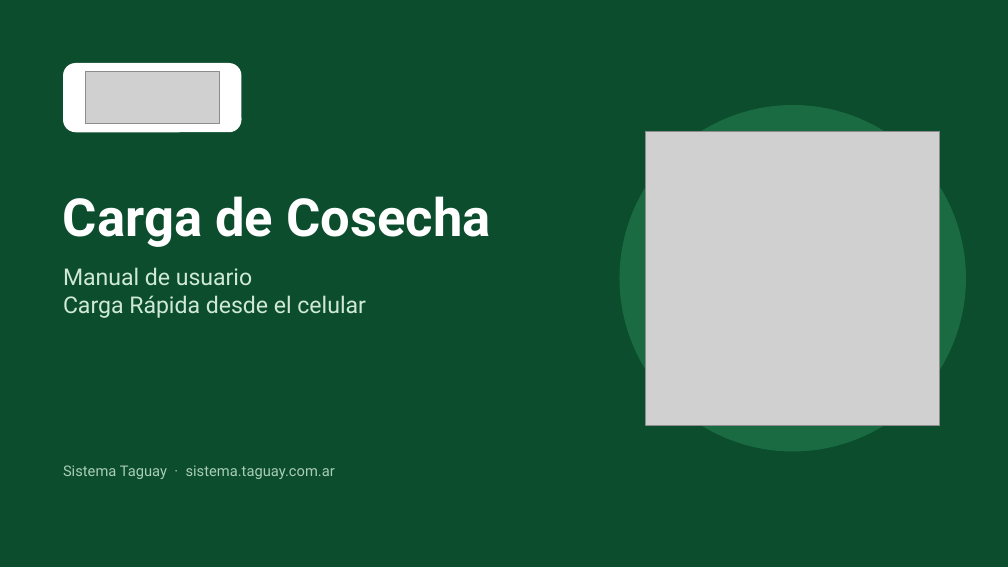
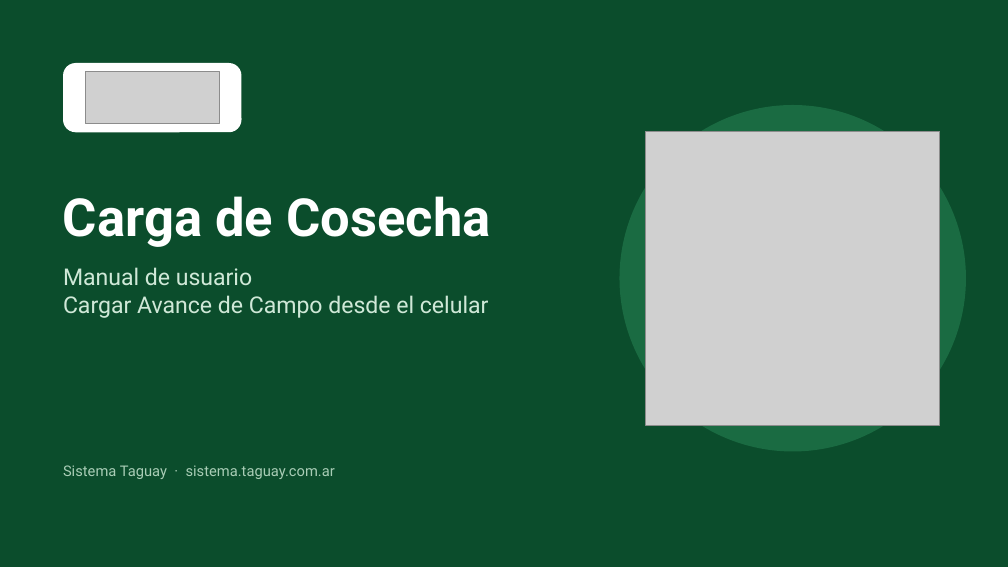
Before and after one commit to gustavogidearg1/Taguay, a slide deck: slide 1 of docs/manual/Manual Carga de Cosecha.pptx. Drawn at 1008x567 pixels with LibreOffice and Linux fonts; fonts in the diff are those of the drawing; grey boxes stand for pictures. Boxes give left, top, right and bottom in pixels: in the first picture for what was removed or moved away, otherwise in the second. Text is boxed around its words. In the diff, an @@ line names an element or a change of style, - is before the commit and + after.

```diff
--- a/docs/manual/Manual Carga de Cosecha.pptx
+++ b/docs/manual/Manual Carga de Cosecha.pptx
@@ text at (x1=63, y1=295, x2=489, y2=318): text changed @@
-Carga Rápida desde el celular
+Cargar Avance de Campo desde el celular
```
Also in this commit, not shown: 9 other slides changed, 1 slide added, 10 other files.
